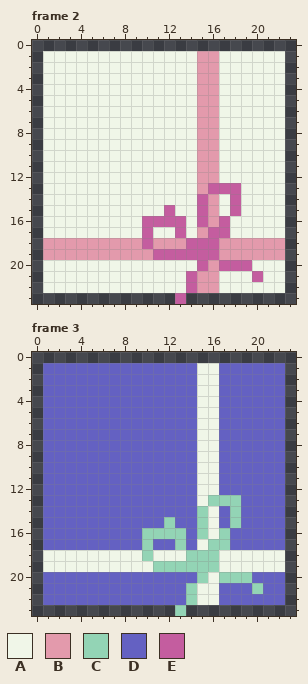
Pixel-art file -- asesprite_projects/2x2Present.aseprite. Above: the version before the commit.
24x24 pixels, 3 frames. Shown: frame 2, frame 3. The commit also changed other frames, which this record leaves out.
Palette (. is transparent): A #f0f6e8  B #e39aac  C #93d4b5  D #6461c2  E #c45d9f
Once edited:
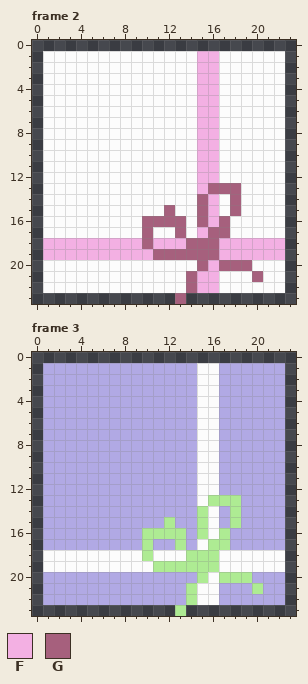
Colours new in this view: F #f3b0e3  G #a6607d
Message: redid the present sprites in new colorpallette
Difference:
Colour A changes from #f0f6e8 to #fcfcfc.
Colour C changes from #93d4b5 to #aeeb93.
Colour D changes from #6461c2 to #b1a9e4.
Frame 2, layers "Loop", "Band":
The edit turns colour B into colour F in rows 1 to 12 at x 15 to 16; in row 13 at x 15; in rows 14 to 16 at x 16; in row 17 at x 15; in row 18 at x 1 to 9, 11 to 13 and 17 to 22; in row 19 at x 1 to 10 and 17 to 22.
The edit turns colour B into colour F in row 20 at x 16; in rows 21 to 22 at x 15 to 16.
The edit turns colour E into colour G in row 13 at x 16 to 18; in row 14 at x 15 and 18; in row 15 at x 12, 15 and 18; in row 16 at x 10 to 13, 15 and 17; in row 17 at x 10, 13 and 16 to 17; in row 18 at x 10 and 14 to 16.
The edit turns colour E into colour G in row 19 at x 11 to 16; in row 20 at x 15 and 17 to 19; in row 21 at x 14 and 20; in row 22 at x 14; in row 23 at x 13.
